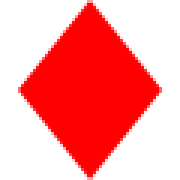
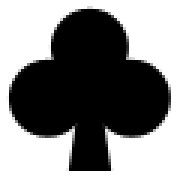
The second 180x180 image is a revision of the first. Changes to its layers:
added group "Club" with 5 layers above "Spade" over <box>6,6,171,171</box>
added layer "Cover" (1st of 2, in "Club") in group "Club" over <box>84,81,102,93</box>
added layer "Left Ball" in group "Club" over <box>6,57,87,138</box>
added layer "Right Ball" in group "Club" over <box>90,57,171,138</box>
added layer "Top Ball" in group "Club" over <box>48,6,129,87</box>
added layer "Stem" in group "Club" over <box>66,90,114,171</box>
moved "Diamond" (2nd of 2, in "Diamond") into group "Diamond" over <box>18,0,162,180</box>
